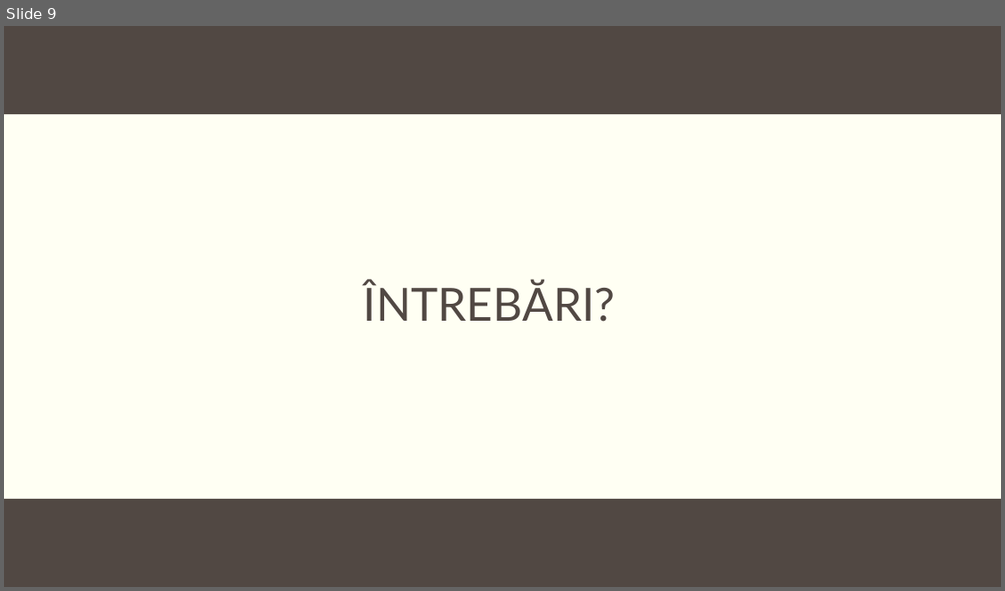
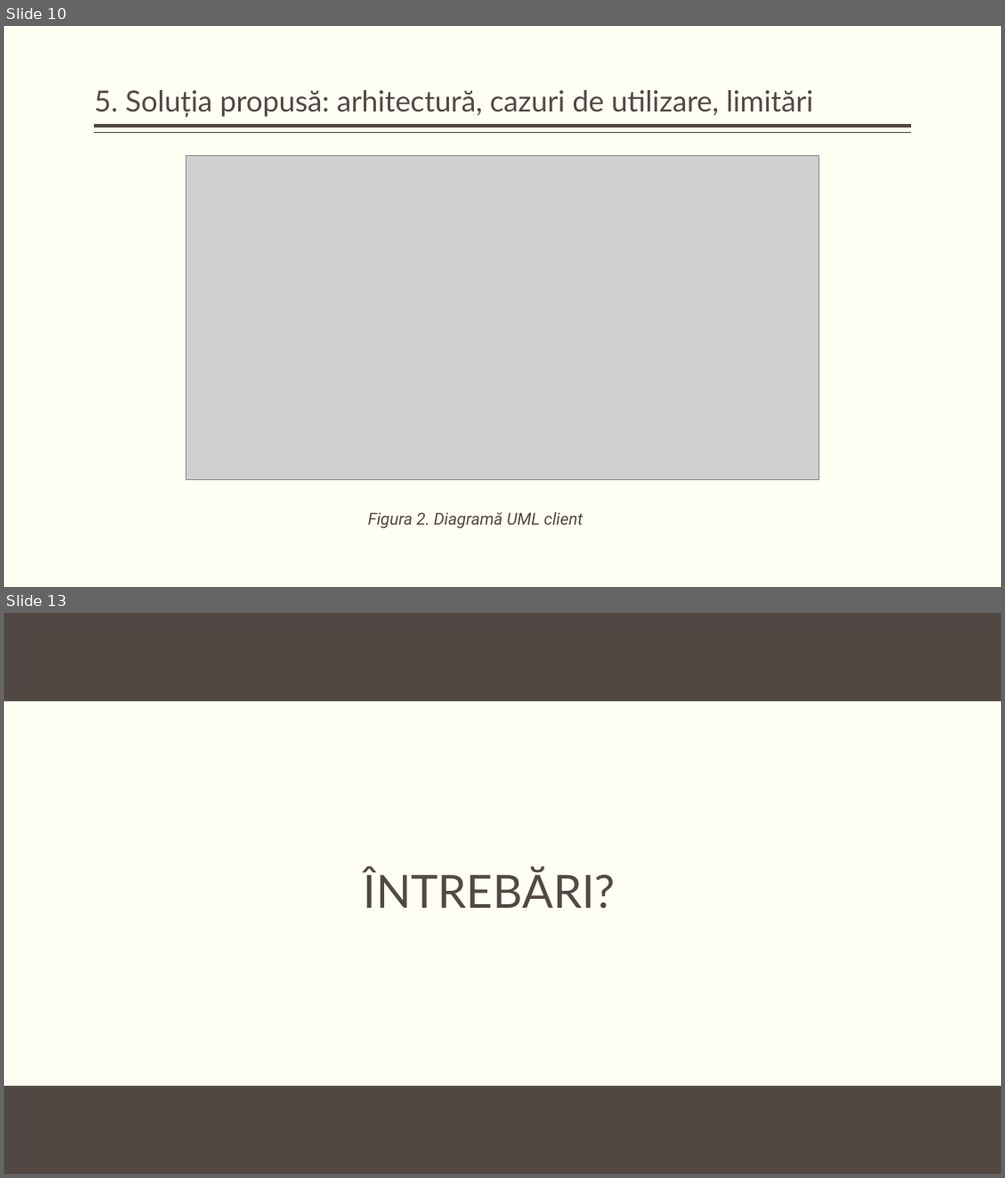
Before and after one commit to KaynRO/Proiect-Licenta, a slide deck: docs/Embedded Devices Malware Detection, Prevention & Centralization.pptx. Shown one above the other, each under a label of ours: slide 9 before the commit, slides 10 and 13 after it; the slides between them are not shown. The pictures are 1005x591 and 1005x1178 pixels, drawn with LibreOffice and Linux fonts; fonts in the diff are those of the drawing; grey boxes stand for pictures; background and template pictures are left out. Boxes give left, top, right and bottom in pixels: in the first picture for what was removed or moved away, otherwise in the second. Text is boxed around its words. In the diff, an @@ line names an element or a change of style, - is before the commit and + after.

```diff
--- a/docs/Embedded Devices Malware Detection, Prevention & Centralization.pptx
+++ b/docs/Embedded Devices Malware Detection, Prevention & Centralization.pptx
@@ slide 10 added at (4,26,1001,587), background #FFFFF3 @@
@@ title added at (94,90,813,117), 28 pt, text #514843 @@
+5. Soluția propusă: arhitectură, cazuri de utilizare, limitări
@@ line added from (911, 126) to (95, 126), #514843 3 pt @@
@@ line added from (911, 133) to (95, 133), #514843 1 pt @@
@@ picture added at (186,156,818,480) @@
@@ text added at (368,512,583,528), 16 pt, text #514843, italic @@
+Figura 2. Diagramă UML client
@@ what was slide 9 is now slide 13 @@
```
Also in this commit, not shown: 8 slides changed, 3 other slides added, 4 other files.
